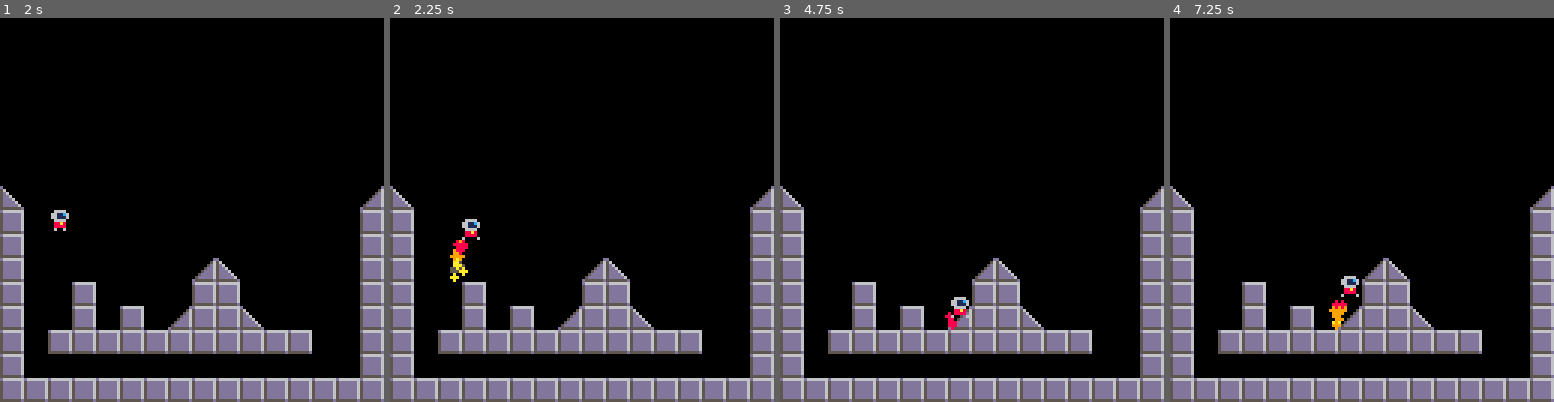
Above: before the commit, frames 1-4 (left to right).
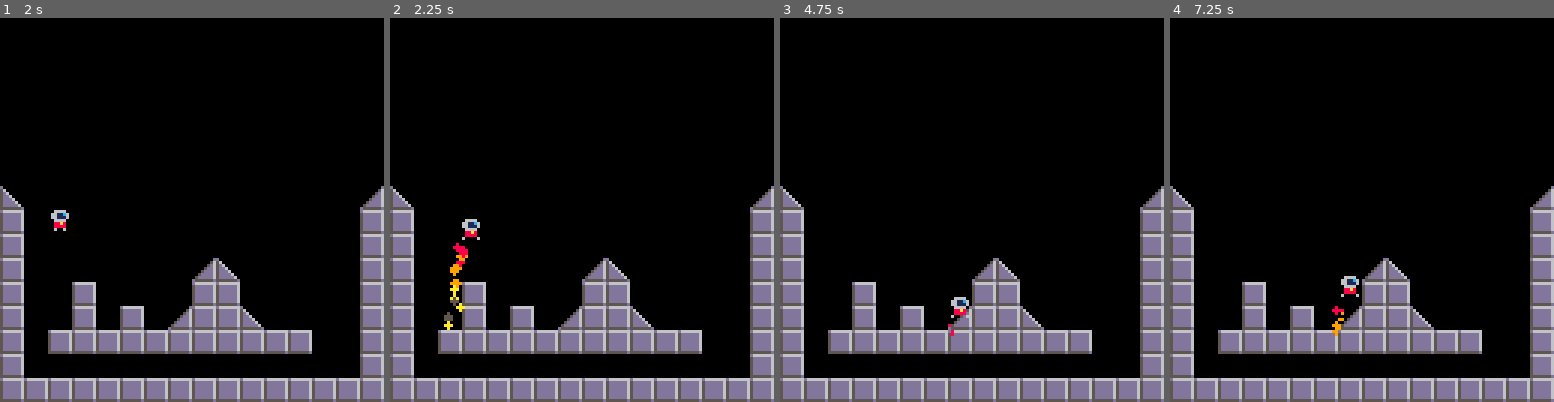
Above: after the commit, the same moments.

Repository: jgradim/gameoff-2020
Game: PICO-8 cartridge moonshot.p8
Same seed, same stepped clock (60 frames per second), same inputs: the game is played once before the commit and once after it.
Inputs:
- Up to frame 1 (2 s): hold Right from 1.6 s (still down)
- Up to frame 2 (2.25 s): release Right at 2.1 s; hold Up from 2.15 s (still down)
- Up to frame 3 (4.75 s): release Up at 2.42 s; hold Right 2.47-3.03 s; hold Left 3.08-3.58 s; hold Right 4.02-4.68 s; hold Up from 4.73 s (still down)
- Up to frame 4 (7.25 s): release Up at 5.03 s; hold Left 5.08-5.68 s; hold Right 6.08-6.58 s; hold Right 6.63-7.13 s; hold Up from 7.18 s (still down)

Frame 1 is identical in both runs. In frame 2, 0.5% of the frame differs, in the area x 14-21%, y 57-82%; in frame 3, less than 0.1%; in frame 4, 0.2%.

Commit message:
Stop rocket fire on tiles

Diff:
--- a/moonshot.p8
+++ b/moonshot.p8
@@ -333,7 +333,7 @@
   local x_off = 0
   if p.flp then x_off = 8 end
   cls:sched(
-    p.x + x_off,
+    p.x+x_off,
     p.y+8,
     -p.dx,
     -p.dy
@@ -352,7 +352,22 @@
    x=x-w/2+rnd(w),
    y=y-w/2+rnd(w),
    life=6+rnd(3),
+   dx=dx,
+   dy=dy,
   }
+ end,
+
+ update=function(f)
+  f.x+=f.dx
+  f.y+=f.dy
+  f.r+=f.dr
+  f.c=f:curr_color()
+
+  if mget(f.x\8, f.y\8) ~= 0 then
+   f.r=0
+   f.dx=0
+   f.dy=0
+  end
  end,
 })
 
